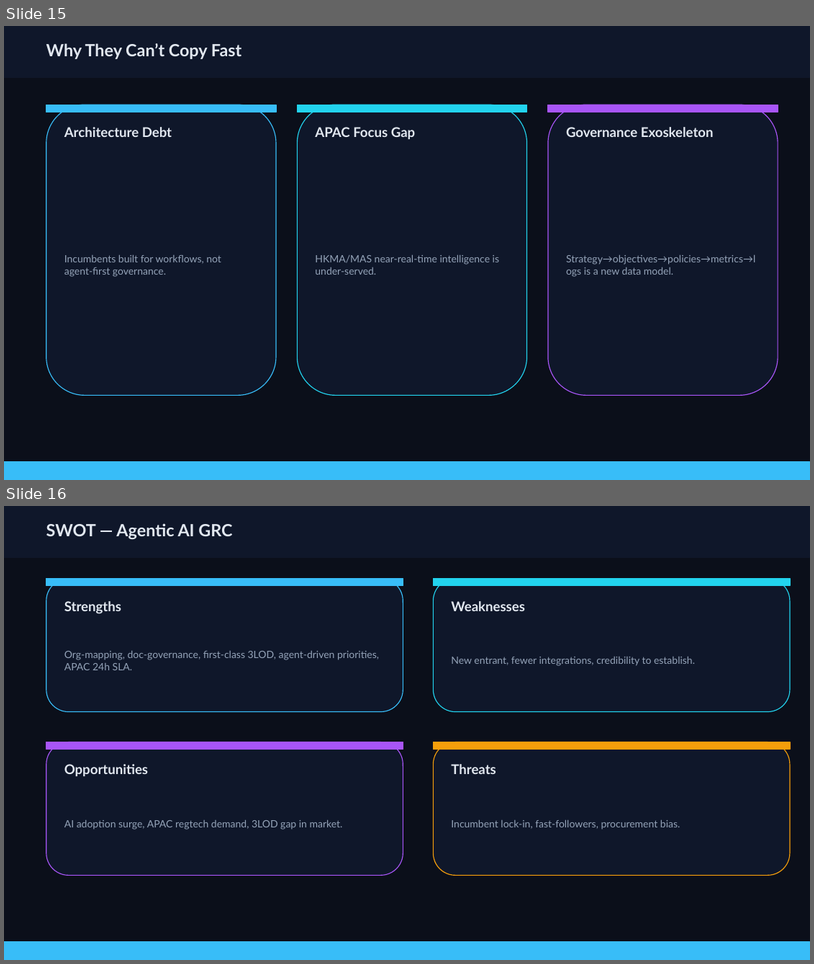
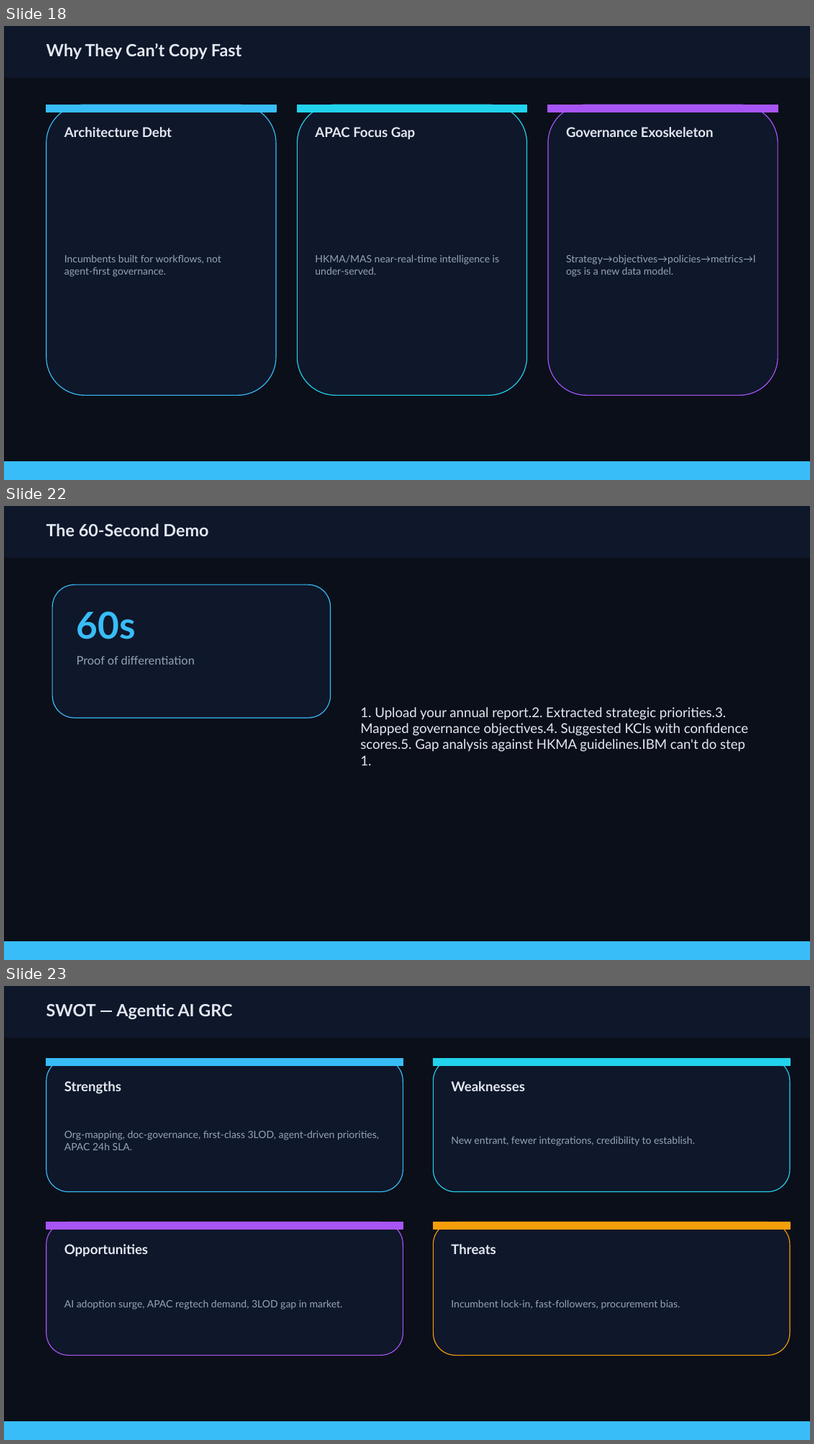
Before and after one commit to feerozac/GRC, a slide deck: _bmad-output/GRC agent.pptx. Shown one above the other, each under a label of ours: slides 15 and 16 before the commit, slides 18, 22 and 23 after it; the slides between them are not shown. The pictures are 814x964 and 814x1444 pixels, drawn with LibreOffice and Linux fonts; fonts in the diff are those of the drawing. Boxes give left, top, right and bottom in pixels: in the first picture for what was removed or moved away, otherwise in the second. Text is boxed around its words. In the diff, an @@ line names an element or a change of style, - is before the commit and + after.

```diff
--- a/_bmad-output/GRC agent.pptx
+++ b/_bmad-output/GRC agent.pptx
@@ slide 22 added at bbox=[4, 506, 810, 960], background #FFFFFF @@
@@ rectangle added at bbox=[4, 506, 810, 960], fill #0B0F1A, outline #0B0F1A 1 pt @@
@@ rectangle added at bbox=[4, 506, 810, 557], fill #0F172A, outline #0F172A 1 pt @@
@@ text added at bbox=[46, 523, 208, 536], 20 pt, text #E2E8F0, bold @@
+The 60‑Second Demo
@@ rounded rectangle added at bbox=[52, 584, 331, 718], fill #0F172A, outline #38BDF8 1 pt @@
@@ text added at bbox=[77, 611, 136, 639], 44 pt, text #38BDF8, bold @@
+60s
@@ text added at bbox=[77, 656, 195, 664], 14 pt, text #94A3B8 @@
+Proof of differentiation
@@ text added at bbox=[360, 707, 748, 765], 16 pt, text #E2E8F0 @@
+• 1. Upload your annual report.2. Extracted strategic priorities.3. Mapped governance objectives.4. Suggested KCIs with confidence scores.5. Gap analysis against HKMA guidelines.IBM can't do step 1.
@@ rectangle added at bbox=[4, 942, 810, 960], fill #38BDF8, outline #38BDF8 1 pt @@
@@ what was slide 15 is now slide 18 @@
@@ what was slide 16 is now slide 23 @@
```
Also in this commit, not shown: 7 other slides added, 1 slide removed, 5 other files.
